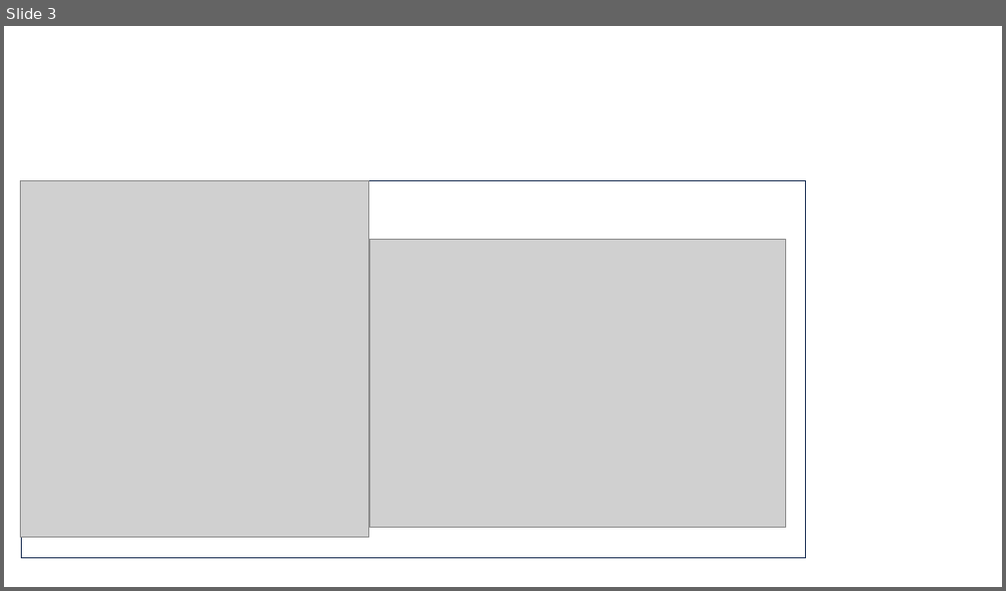
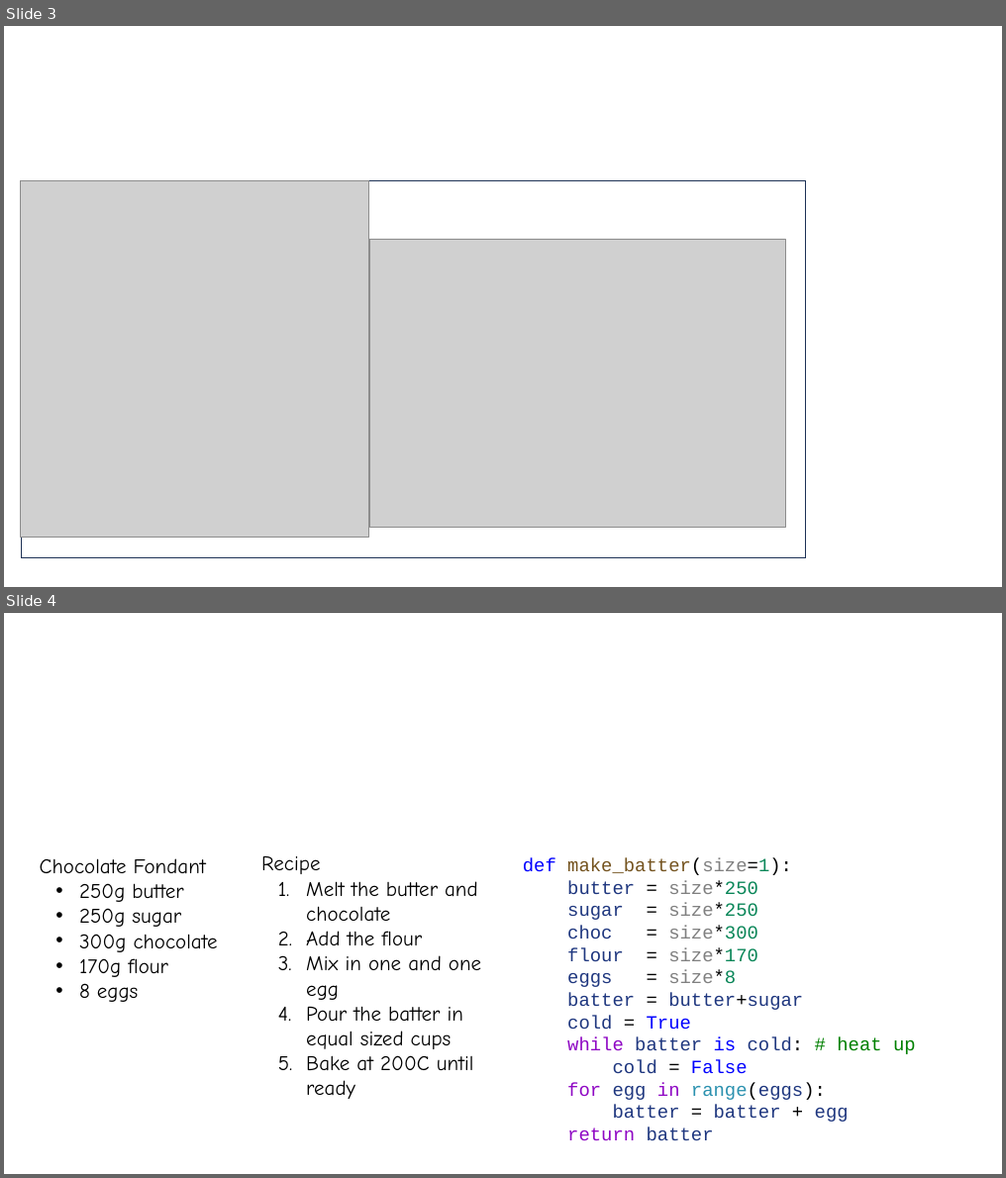
Before and after one commit to ahiorth/Pytato, a slide deck: doc/src/modules/pictures.pptx. Shown one above the other, each under a label of ours: slide 3 before the commit, slides 3 and 4 after it. The pictures are 1006x591 and 1006x1178 pixels, drawn with LibreOffice and Linux fonts; fonts in the diff are those of the drawing; grey boxes stand for pictures. Boxes give left, top, right and bottom in pixels: in the first picture for what was removed or moved away, otherwise in the second. Text is boxed around its words. In the diff, an @@ line names an element or a change of style, - is before the commit and + after.

```diff
--- a/doc/src/modules/pictures.pptx
+++ b/doc/src/modules/pictures.pptx
@@ slide 4 added at (4, 613, 1002, 1174), background #FFFFFF @@
@@ text added at (40, 859, 218, 1002), 20 pt, text #000000 @@
+Chocolate Fondant
+  • 250g butter
+  • 250g sugar
+  • 300g chocolate
+  • 170g flour
+  • 8 eggs
@@ text added at (261, 856, 481, 1099), 20 pt, text #000000 @@
+Recipe
+  1. Melt the butter and chocolate
+  2. Add the flour
+  3. Mix in one and one egg
+  4. Pour the batter in equal sized cups
+  5. Bake at 200C until ready
@@ text added at (523, 859, 916, 1141), 18 pt, text #1F377F @@
+def make_batter(size=1):
+butter = size*250
+sugar = size*250
+choc = size*300
+flour = size*170
+eggs = size*8
+batter = butter+sugar
+cold = True
+while batter is cold: # heat up
+cold = False
+for egg in range(eggs):
+batter = batter + egg
+return batter
```
Also in this commit, not shown: 56 other files.
